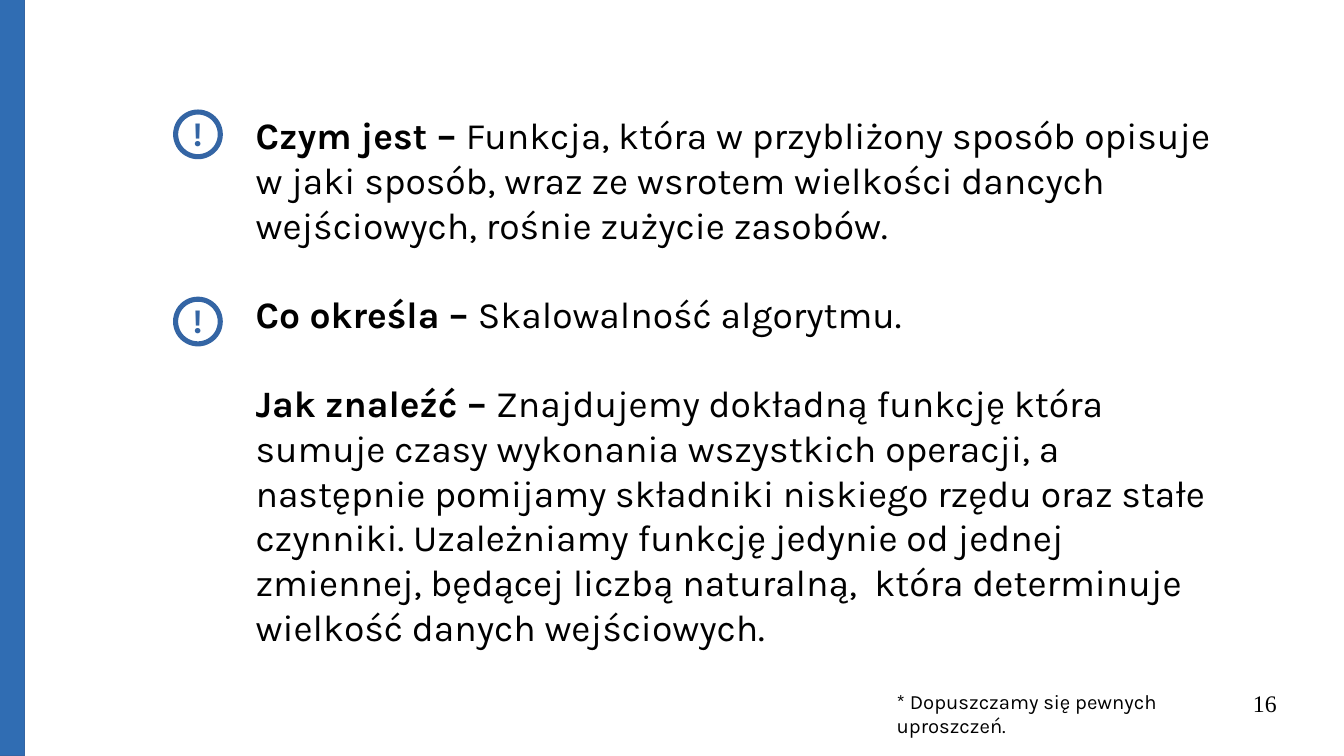
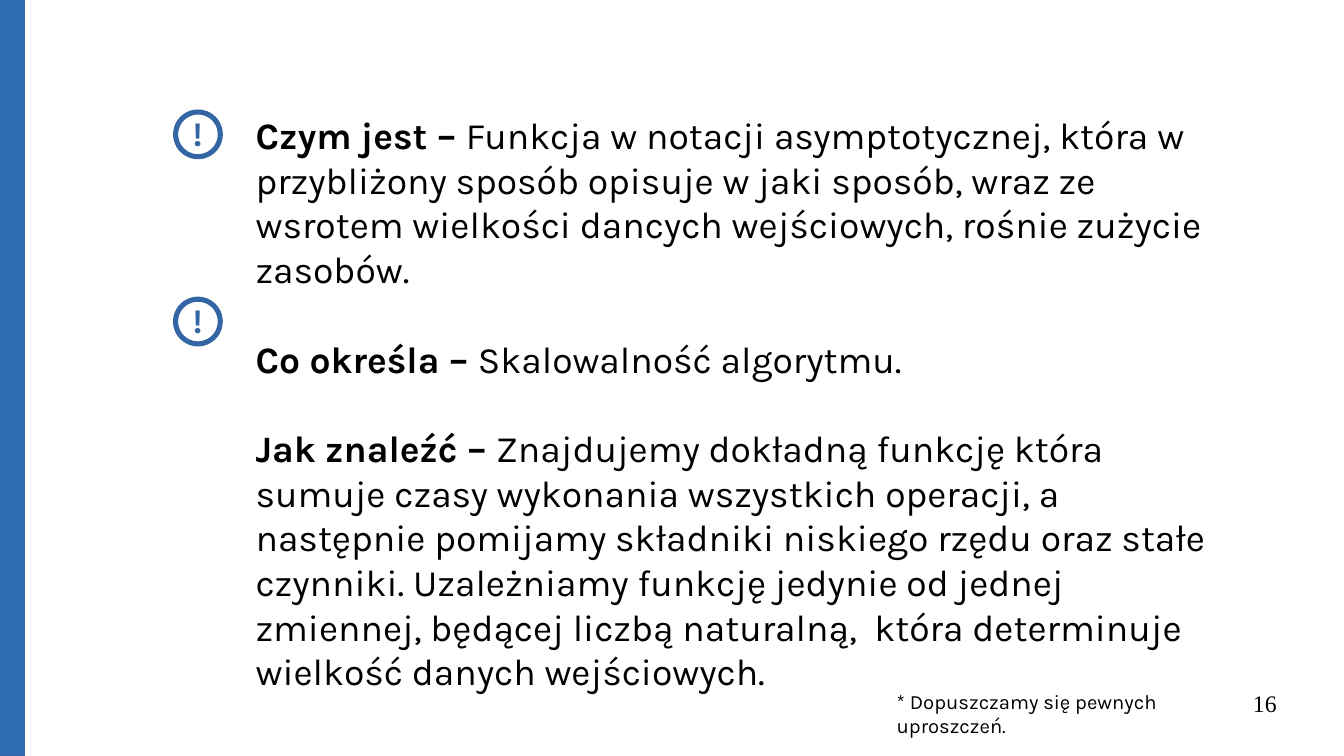
Before and after one commit to Michael-Wisniewski/algorithmic-workshop, a slide deck: slide 16 of gotowa.odp. Drawn at 1344x756 pixels with LibreOffice and Linux fonts; fonts in the diff are those of the drawing. Boxes give left, top, right and bottom in pixels: in the first picture for what was removed or moved away, otherwise in the second. Text is boxed around its words. In the diff, an @@ line names an element or a change of style, - is before the commit and + after.

Commit message:
Update presentation.

```diff
--- a/gotowa.odp
+++ b/gotowa.odp
@@ text at (256,120,1201,284): text changed @@
-Czym jest – Funkcja, która w przybliżony sposób opisuje w jaki sposób, wraz ze wsrotem wielkości dancych wejściowych, rośnie zużycie zasobów.
+Czym jest – Funkcja w notacji asymptotycznej, która w przybliżony sposób opisuje w jaki sposób, wraz ze wsrotem wielkości dancych wejściowych, rośnie zużycie zasobów.
```
Also in this commit, not shown: 2 other slides changed, 3 slides added, 1 other file.
